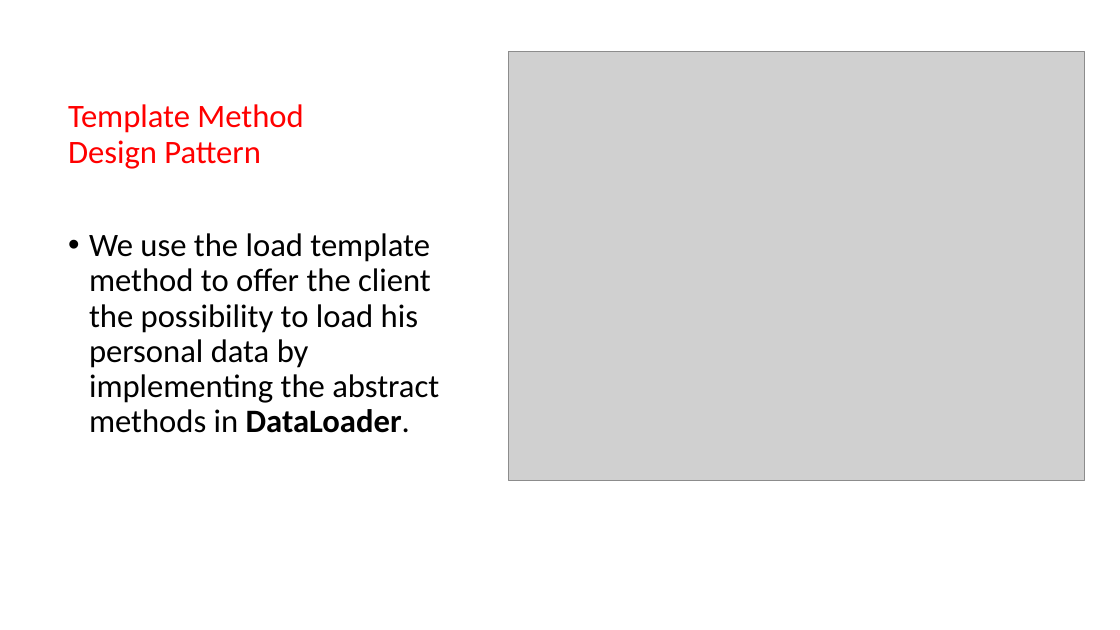
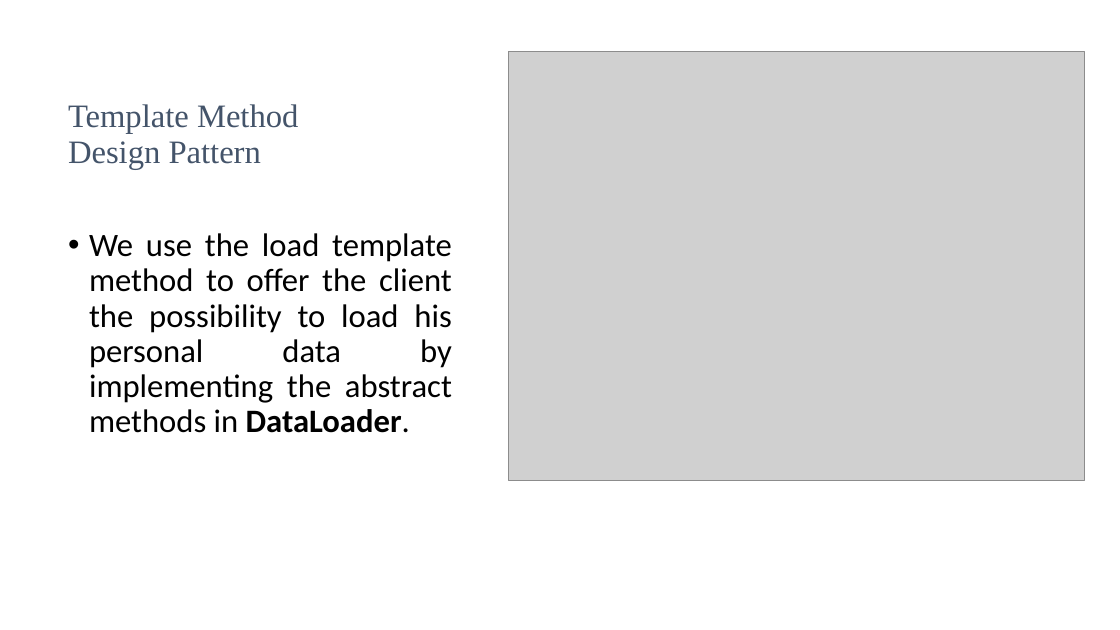
Before and after one commit to asdprojectlibrary/FrameworkLibraryProject, a slide deck: slide 9 of FinalLibraryFrameworkDesignDocument.pptx. Drawn at 1120x630 pixels with LibreOffice and Linux fonts; fonts in the diff are those of the drawing; grey boxes stand for pictures. Boxes give left, top, right and bottom in pixels: in the first picture for what was removed or moved away, otherwise in the second. Text is boxed around its words. In the diff, an @@ line names an element or a change of style, - is before the commit and + after.

Commit message:
document clean up, formatting

```diff
--- a/FinalLibraryFrameworkDesignDocument.pptx
+++ b/FinalLibraryFrameworkDesignDocument.pptx
@@ title "Template Method Design Pattern" at box(68, 104, 298, 169): font Calibri to Times New Roman, text colour #FF0000 to #44546A @@
@@ text "We use the load template ..." at box(89, 233, 452, 433): alignment left to justified @@
```
Also in this commit, not shown: 12 other slides changed.
